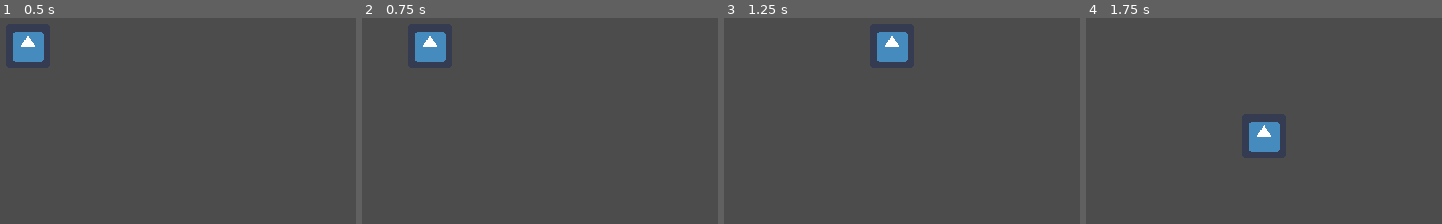
Above: before the commit, frames 1-4 (left to right).
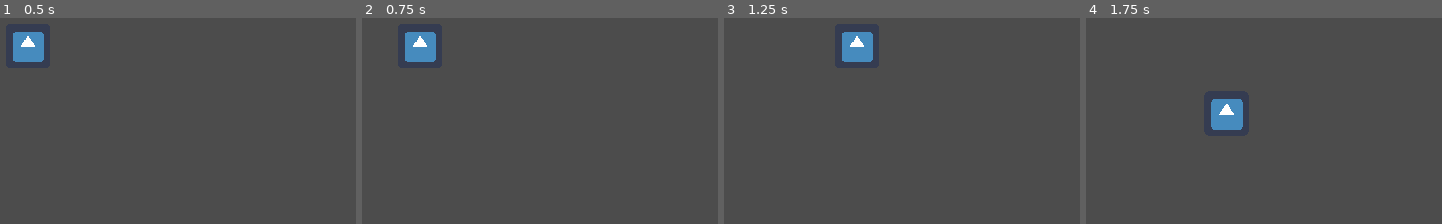
Above: after the commit, the same moments.

Repository: henriquecanella/wowie-jam
Game: Godot game, scene res://src/Game.tscn
The game is run twice, just before and just after one commit, with the same random seed, the same clock (stepped at 60 frames per second) and the same inputs. The engine's default icon, where the game draws it, is replaced by a stand-in: a white triangle on a blue panel in a dark square.
Inputs:
- Up to frame 1 (0.5 s): no input
- Up to frame 2 (0.75 s): tap Enter at 0.5 s; hold Right (ui_right) from 0.53 s (still down)
- Up to frame 3 (1.25 s): keep holding Right (ui_right)
- Up to frame 4 (1.75 s): release Right (ui_right) at 1.28 s; hold Down (ui_down) from 1.28 s (still down)

Frame 1 is identical in both runs. In frame 2, 1.0% of the frame differs, in the area x 12-24%, y 6-22%; in frame 3, 2.5%; in frame 4, 2.6%, in the area x 35-55%, y 39-66%.

Commit message:
separate input and movement logic

Diff:
--- a/src/Actors/Player/Player.tscn
+++ b/src/Actors/Player/Player.tscn
@@ -10,6 +10,7 @@
 position = Vector2( 15, 12 )
 scale = Vector2( 0.25, 0.25 )
 script = ExtResource( 2 )
+speed = 75
 
 [node name="Sprite" type="Sprite" parent="."]
 texture = ExtResource( 1 )
--- a/src/Actors/Player/player.gd
+++ b/src/Actors/Player/player.gd
@@ -2,27 +2,15 @@
 extends KinematicBody2D
 
 export var speed: int = 100
+
 var velocity: Vector2 = Vector2.ZERO
 
-func _ready():
-	pass
+var game_controller = GameController.new()
+
+func _physics_process(_delta) -> void:
+	move_player()
 
 
-func _physics_process(_delta) -> void:
-	get_input()
+func move_player() -> void:
+	velocity = game_controller.get_movement_input().normalized() * speed
 	velocity = move_and_slide(velocity)
-
-
-func get_input() -> void:
-	velocity = Vector2.ZERO
-
-	if Input.is_action_pressed('ui_right'):
-		velocity.x += 1
-	if Input.is_action_pressed('ui_left'):
-		velocity.x -= 1
-	if Input.is_action_pressed('ui_down'):
-		velocity.y += 1
-	if Input.is_action_pressed('ui_up'):
-		velocity.y -= 1
-
-	velocity = velocity.normalized() * speed
--- a/src/Services/game_controller.gd
+++ b/src/Services/game_controller.gd
@@ -1 +1,16 @@
 class_name GameController
+
+
+func get_movement_input() -> Vector2:
+	var input = Vector2()
+
+	if Input.is_action_pressed('ui_right'):
+		input.x +=1
+	if Input.is_action_pressed('ui_left'):
+		input.x -= 1
+	if Input.is_action_pressed('ui_down'):
+		input.y += 1
+	if Input.is_action_pressed('ui_up'):
+		input.y -= 1
+
+	return input
